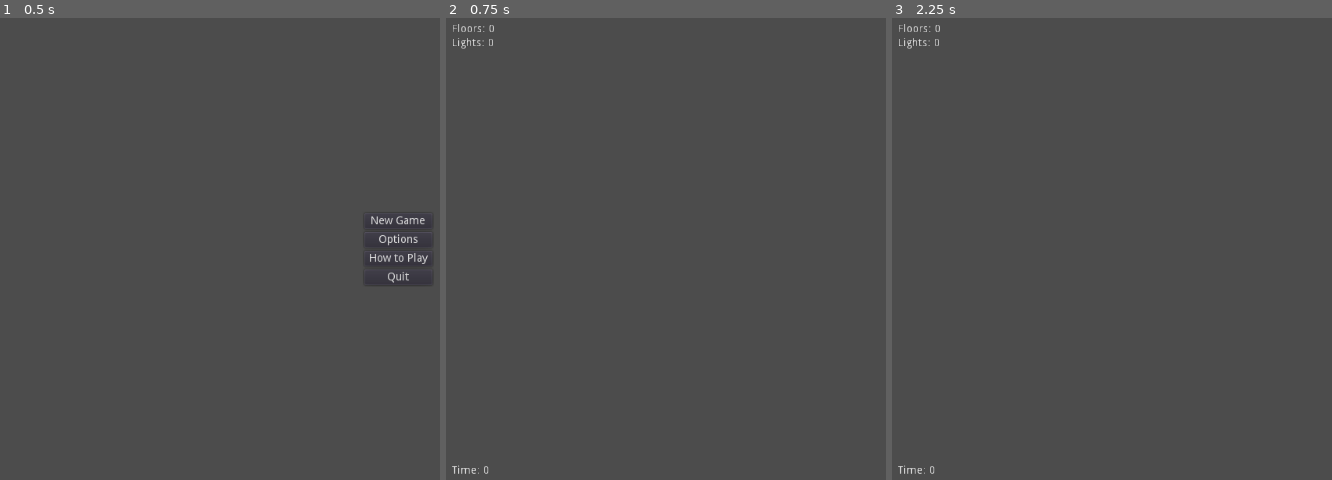
Above: before the commit, frames 1-3 (left to right).
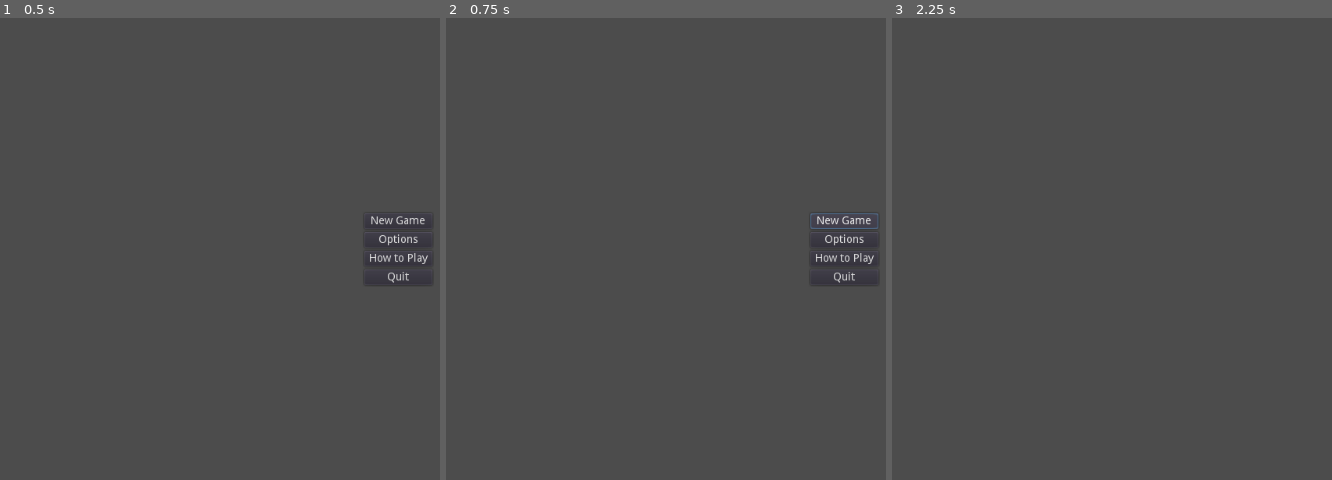
Above: after the commit, the same moments.

Repository: Arc676/Photonic-Salvation
Game: Godot game, scene res://Scenes/Main Menu.tscn
Same seed, same stepped clock (60 frames per second), same inputs: the game is played once before the commit and once after it.
Inputs (mouse positions are in pixels of both pictures, inside the frame that each line leads up to):
- Up to frame 1 (0.5 s): no input
- Up to frame 2 (0.75 s): click "New Game" at 0.5 s
- Up to frame 3 (2.25 s): click (1288, 221) at 1.25 s, where only the run after the commit has a clickable "New Game"; click (1288, 239) at 2 s, where only the run after the commit has a clickable "Options"

Frame 1 is identical in both runs. In frame 2, 0.7% of the frame differs, in the area x 1-99%, y 1-99%; in frame 3, 0.2%.

Commit message:
Add player flashlight and update controls
Make world dark

Diff:
--- a/Scenes/Game.tscn
+++ b/Scenes/Game.tscn
@@ -1,18 +1,22 @@
-[gd_scene load_steps=5 format=2]
+[gd_scene load_steps=6 format=2]
 
 [ext_resource path="res://Scripts/player.gd" type="Script" id=1]
 
-[sub_resource type="ProceduralSky" id=3]
+[sub_resource type="ProceduralSky" id=1]
 
-[sub_resource type="Environment" id=1]
-background_sky = SubResource( 3 )
+[sub_resource type="Environment" id=2]
+background_mode = 1
+background_sky = SubResource( 1 )
+ambient_light_energy = 0.0
+ambient_light_sky_contribution = 0.0
 
-[sub_resource type="CylinderShape" id=2]
+[sub_resource type="CylinderShape" id=3]
 
 [node name="Spatial" type="Spatial"]
+script = ExtResource( 2 )
 
 [node name="WorldEnvironment" type="WorldEnvironment" parent="."]
-environment = SubResource( 1 )
+environment = SubResource( 2 )
 
 [node name="UI" type="Control" parent="."]
 anchor_right = 1.0
@@ -69,3 +73,5 @@
 [node name="RayCast" type="RayCast" parent="Player/Head"]
 transform = Transform( 1, 0, 0, 0, -1.62921e-07, -1, 0, 1, -1.62921e-07, 0, 0, 0 )
 enabled = true
+
+[node name="SpotLight" type="SpotLight" parent="Player/Head"]
--- a/Scripts/player.gd
+++ b/Scripts/player.gd
@@ -7,6 +7,7 @@
 
 onready var head = $Head
 onready var raycast = $Head/RayCast
+onready var flashlight = $Head/SpotLight
 
 func _ready():
 	Input.set_mouse_mode(Input.MOUSE_MODE_CAPTURED)
@@ -17,15 +18,18 @@
 	transform.basis = Basis(Vector3(0, _mouse_motion.x * -0.001, 0))
 	head.transform.basis = Basis(Vector3(_mouse_motion.y * -0.001, 0, 0))
 
-	if raycast.is_colliding():
+	if Input.is_action_just_released("flashlight"):
+		flashlight.visible = !flashlight.visible
+
+	if raycast.is_colliding() and Input.is_action_just_released("toggle"):
 		pass
 
 func _physics_process(delta):
 	# Keyboard movement.
 	var movement = transform.basis.xform(Vector3(
-		Input.get_action_strength("move_right") - Input.get_action_strength("move_left"),
+		Input.get_action_strength("ui_right") - Input.get_action_strength("ui_left"),
 		0,
-		Input.get_action_strength("move_back") - Input.get_action_strength("move_forward")
+		Input.get_action_strength("ui_down") - Input.get_action_strength("ui_up")
 	).normalized())
 
 	# Gravity.
--- a/project.godot
+++ b/project.godot
@@ -19,6 +19,59 @@
 run/main_scene="res://Scenes/Main Menu.tscn"
 config/icon="res://icon.png"
 
+[input]
+
+ui_accept={
+"deadzone": 0.5,
+"events": [ Object(InputEventKey,"resource_local_to_scene":false,"resource_name":"","device":0,"alt":false,"shift":false,"control":false,"meta":false,"command":false,"pressed":false,"scancode":16777221,"unicode":0,"echo":false,"script":null)
+, Object(InputEventKey,"resource_local_to_scene":false,"resource_name":"","device":0,"alt":false,"shift":false,"control":false,"meta":false,"command":false,"pressed":false,"scancode":16777222,"unicode":0,"echo":false,"script":null)
+, Object(InputEventJoypadButton,"resource_local_to_scene":false,"resource_name":"","device":0,"button_index":0,"pressure":0.0,"pressed":false,"script":null)
+ ]
+}
+ui_select={
+"deadzone": 0.5,
+"events": [ Object(InputEventJoypadButton,"resource_local_to_scene":false,"resource_name":"","device":0,"button_index":3,"pressure":0.0,"pressed":false,"script":null)
+ ]
+}
+ui_left={
+"deadzone": 0.5,
+"events": [ Object(InputEventKey,"resource_local_to_scene":false,"resource_name":"","device":0,"alt":false,"shift":false,"control":false,"meta":false,"command":false,"pressed":false,"scancode":16777231,"unicode":0,"echo":false,"script":null)
+, Object(InputEventJoypadButton,"resource_local_to_scene":false,"resource_name":"","device":0,"button_index":14,"pressure":0.0,"pressed":false,"script":null)
+, Object(InputEventKey,"resource_local_to_scene":false,"resource_name":"","device":0,"alt":false,"shift":false,"control":false,"meta":false,"command":false,"pressed":false,"scancode":65,"unicode":0,"echo":false,"script":null)
+ ]
+}
+ui_right={
+"deadzone": 0.5,
+"events": [ Object(InputEventKey,"resource_local_to_scene":false,"resource_name":"","device":0,"alt":false,"shift":false,"control":false,"meta":false,"command":false,"pressed":false,"scancode":16777233,"unicode":0,"echo":false,"script":null)
+, Object(InputEventJoypadButton,"resource_local_to_scene":false,"resource_name":"","device":0,"button_index":15,"pressure":0.0,"pressed":false,"script":null)
+, Object(InputEventKey,"resource_local_to_scene":false,"resource_name":"","device":0,"alt":false,"shift":false,"control":false,"meta":false,"command":false,"pressed":false,"scancode":68,"unicode":0,"echo":false,"script":null)
+ ]
+}
+ui_up={
+"deadzone": 0.5,
+"events": [ Object(InputEventKey,"resource_local_to_scene":false,"resource_name":"","device":0,"alt":false,"shift":false,"control":false,"meta":false,"command":false,"pressed":false,"scancode":16777232,"unicode":0,"echo":false,"script":null)
+, Object(InputEventJoypadButton,"resource_local_to_scene":false,"resource_name":"","device":0,"button_index":12,"pressure":0.0,"pressed":false,"script":null)
+, Object(InputEventKey,"resource_local_to_scene":false,"resource_name":"","device":0,"alt":false,"shift":false,"control":false,"meta":false,"command":false,"pressed":false,"scancode":87,"unicode":0,"echo":false,"script":null)
+ ]
+}
+ui_down={
+"deadzone": 0.5,
+"events": [ Object(InputEventKey,"resource_local_to_scene":false,"resource_name":"","device":0,"alt":false,"shift":false,"control":false,"meta":false,"command":false,"pressed":false,"scancode":16777234,"unicode":0,"echo":false,"script":null)
+, Object(InputEventJoypadButton,"resource_local_to_scene":false,"resource_name":"","device":0,"button_index":13,"pressure":0.0,"pressed":false,"script":null)
+, Object(InputEventKey,"resource_local_to_scene":false,"resource_name":"","device":0,"alt":false,"shift":false,"control":false,"meta":false,"command":false,"pressed":false,"scancode":83,"unicode":0,"echo":false,"script":null)
+ ]
+}
+toggle={
+"deadzone": 0.5,
+"events": [ Object(InputEventMouseButton,"resource_local_to_scene":false,"resource_name":"","device":0,"alt":false,"shift":false,"control":false,"meta":false,"command":false,"button_mask":0,"position":Vector2( 0, 0 ),"global_position":Vector2( 0, 0 ),"factor":1.0,"button_index":1,"pressed":false,"doubleclick":false,"script":null)
+ ]
+}
+flashlight={
+"deadzone": 0.5,
+"events": [ Object(InputEventKey,"resource_local_to_scene":false,"resource_name":"","device":0,"alt":false,"shift":false,"control":false,"meta":false,"command":false,"pressed":false,"scancode":32,"unicode":0,"echo":false,"script":null)
+ ]
+}
+
 [rendering]
 
 environment/default_environment="res://default_env.tres"
Not shown: 1 places in Scenes/Game.tscn that only renumber resources
